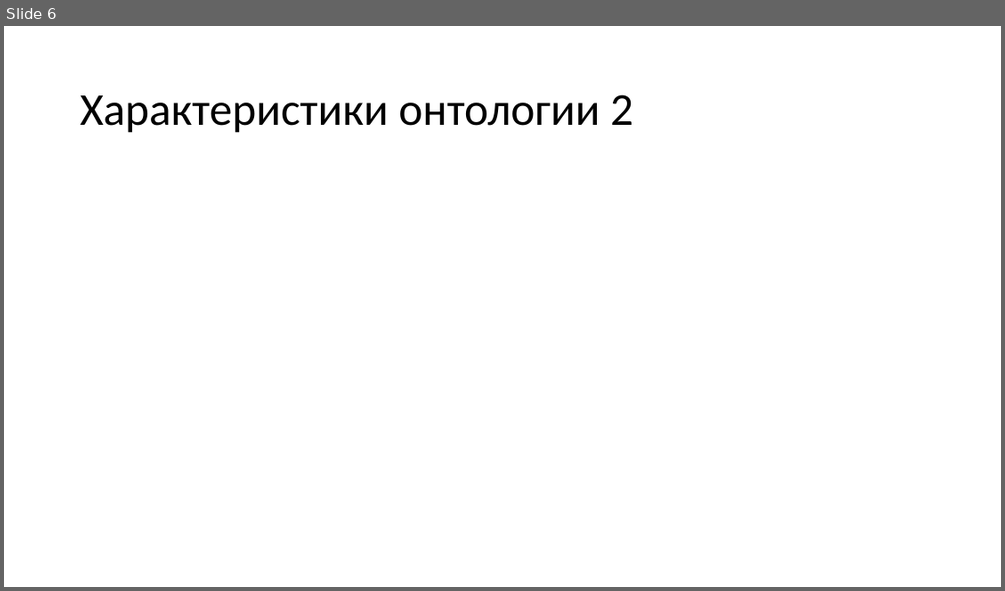
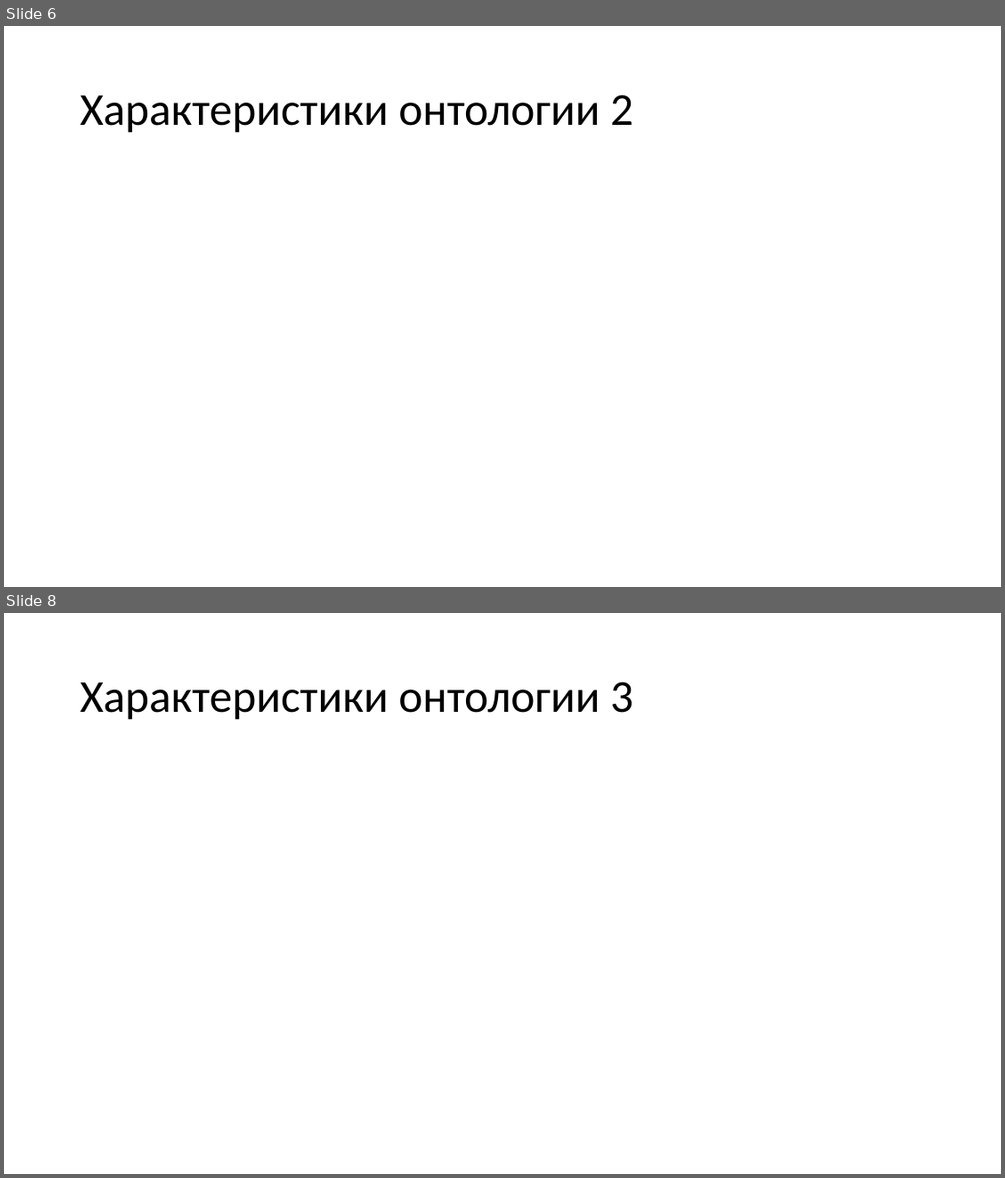
Before and after one commit to photosartd/MSAIS_HW, a slide deck: Трофимов Горностаев Аксёнов Онтологии.pptx. Shown one above the other, each under a label of ours: slide 6 before the commit, slides 6 and 8 after it; the slides between them are not shown. The pictures are 1005x591 and 1005x1178 pixels, drawn with LibreOffice and Linux fonts; fonts in the diff are those of the drawing; grey boxes stand for pictures. Boxes give left, top, right and bottom in pixels: in the first picture for what was removed or moved away, otherwise in the second. Text is boxed around its words. In the diff, an @@ line names an element or a change of style, - is before the commit and + after.

```diff
--- a/Трофимов Горностаев Аксёнов Онтологии.pptx
+++ b/Трофимов Горностаев Аксёнов Онтологии.pptx
@@ slide 8 added at <box>4,613,1001,1174</box>, background #FFFFFF @@
@@ title added at <box>80,682,633,720</box>, 44 pt, text #000000 @@
+Характеристики онтологии 3
```
Also in this commit, not shown: 1 slide changed, 1 other slide added.
